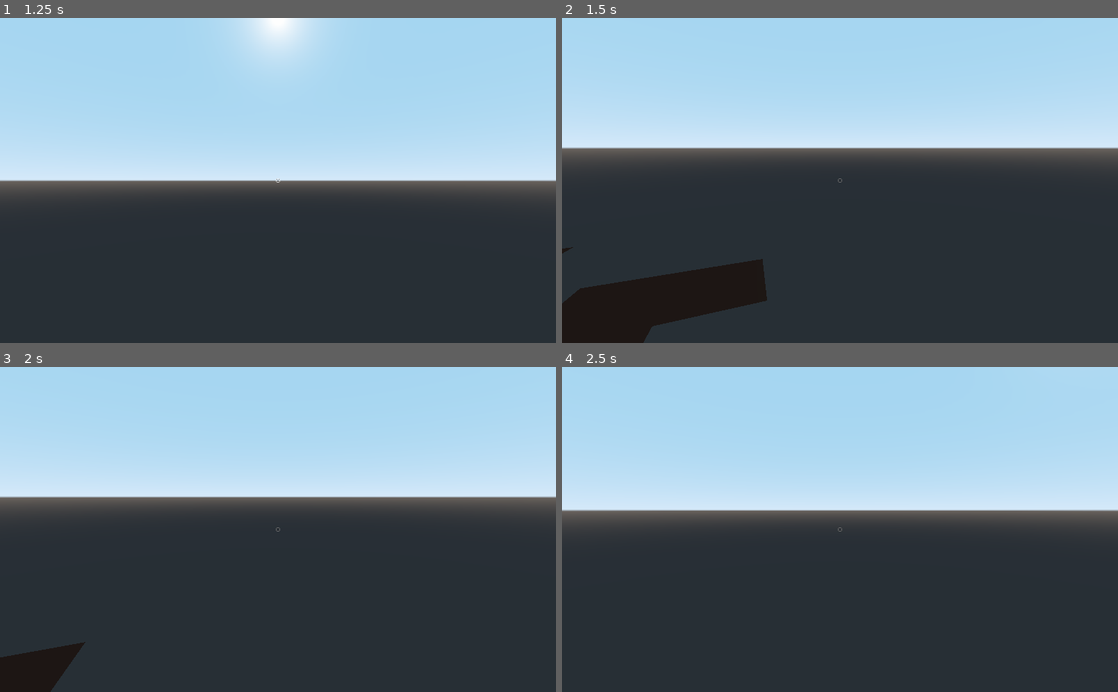
Above: before the commit, frames 1-4 (two rows, left to right).
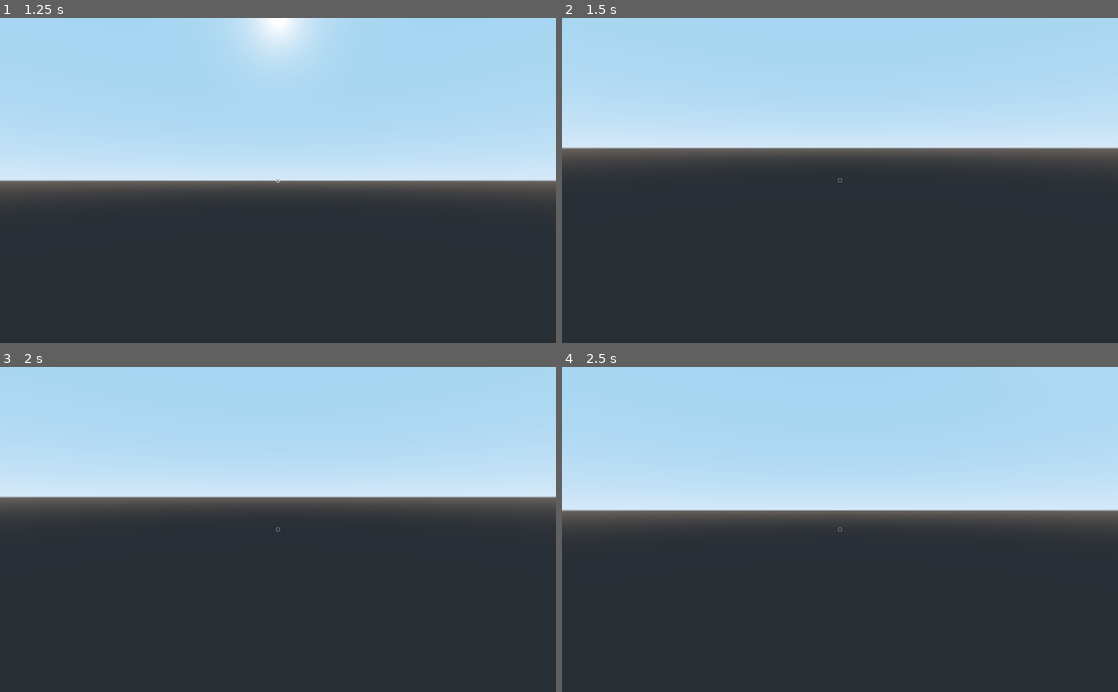
Above: after the commit, the same moments.

Repository: ihave13digits/AutomatonUprising
Game: Godot game, scene res://scene/Main.tscn
Two runs of this game, one before a commit and one after it. Both use one fixed random seed, a clock stepped at 60 frames per second and the inputs below.
Inputs (mouse positions are in pixels of both pictures, inside the frame that each line leads up to):
- Up to frame 1 (1.25 s): tap Enter at 0.5 s; move the mouse to (400, 164) at 0.52 s; hold D (move_right) from 0.53 s (still down); hold Shift (jog) from 0.53 s (still down); click (400, 164) at 0.67 s; tap Space (jump) at 0.77, 1.07 s; tap Ctrl (run) at 0.8 s
- Up to frame 2 (1.5 s): tap Space (jump) at 1.25 s; move the mouse to (812, 180) at 1.27 s; release D (move_right) at 1.28 s; release Shift (jog) at 1.28 s; hold W (move_forward) from 1.28 s (still down); tap Ctrl (run) at 1.35 s
- Up to frame 3 (2 s): keep holding W (move_forward); tap Space (jump) at 1.52, 1.82 s; right-click (250, 529) at 1.55 s
- Up to frame 4 (2.5 s): keep holding W (move_forward); move the mouse to (851, 523) at 2.02 s; hold Right mouse button (create, bound only after the commit) from 2.03 s (still down); click (851, 523) at 2.3 s

Frame 1 is identical in both runs. In frame 2, 5.7% of the frame differs, in the area x 0-37%, y 70-100%; in frame 3, 1.5%; in frame 4, less than 0.1%.

Commit message:
updated core

Diff:
--- a/data/Data.gd
+++ b/data/Data.gd
@@ -874,6 +874,7 @@
 
 			'text' : "res://scene/ui/Text.tscn",
 			'setter' : "res://scene/ui/SettingSetter.tscn",
+			'controls' : "res://scene/ui/ControlSettings.tscn",
 			},
 
 
--- a/data/VanillaTheme.tres
+++ b/data/VanillaTheme.tres
@@ -1,19 +1,29 @@
 [gd_resource type="Theme" load_steps=6 format=2]
 
 [sub_resource type="StyleBoxFlat" id=1]
+bg_color = Color( 0, 0, 0, 0.25098 )
+corner_detail = 1
 
 [sub_resource type="StyleBoxFlat" id=2]
+bg_color = Color( 0, 0, 0, 0.501961 )
+corner_detail = 1
 
 [sub_resource type="StyleBoxFlat" id=3]
+bg_color = Color( 0, 0, 0, 0.501961 )
+corner_detail = 1
 
 [sub_resource type="StyleBoxFlat" id=4]
+bg_color = Color( 0, 0, 0, 0.25098 )
+corner_detail = 1
 
 [sub_resource type="StyleBoxFlat" id=5]
+bg_color = Color( 0, 0, 0, 1 )
+corner_detail = 1
 
 [resource]
-Button/colors/font_color = Color( 0.88, 0.88, 0.88, 1 )
-Button/colors/font_color_disabled = Color( 0.9, 0.9, 0.9, 0.2 )
-Button/colors/font_color_hover = Color( 0.94, 0.94, 0.94, 1 )
+Button/colors/font_color = Color( 1, 1, 1, 0.501961 )
+Button/colors/font_color_disabled = Color( 1, 1, 1, 0.25098 )
+Button/colors/font_color_hover = Color( 1, 1, 1, 1 )
 Button/colors/font_color_pressed = Color( 1, 1, 1, 1 )
 Button/constants/hseparation = 2
 Button/fonts/font = null
--- a/project.godot
+++ b/project.godot
@@ -117,6 +117,26 @@
 "events": [ Object(InputEventKey,"resource_local_to_scene":false,"resource_name":"","device":0,"alt":false,"shift":false,"control":false,"meta":false,"command":false,"pressed":false,"scancode":68,"unicode":0,"echo":false,"script":null)
  ]
 }
+destroy={
+"deadzone": 0.5,
+"events": [ Object(InputEventMouseButton,"resource_local_to_scene":false,"resource_name":"","device":0,"alt":false,"shift":false,"control":false,"meta":false,"command":false,"button_mask":0,"position":Vector2( 0, 0 ),"global_position":Vector2( 0, 0 ),"factor":1.0,"button_index":1,"pressed":false,"doubleclick":false,"script":null)
+ ]
+}
+create={
+"deadzone": 0.5,
+"events": [ Object(InputEventMouseButton,"resource_local_to_scene":false,"resource_name":"","device":0,"alt":false,"shift":false,"control":false,"meta":false,"command":false,"button_mask":0,"position":Vector2( 0, 0 ),"global_position":Vector2( 0, 0 ),"factor":1.0,"button_index":2,"pressed":false,"doubleclick":false,"script":null)
+ ]
+}
+button_1={
+"deadzone": 0.5,
+"events": [ Object(InputEventMouseButton,"resource_local_to_scene":false,"resource_name":"","device":0,"alt":false,"shift":false,"control":false,"meta":false,"command":false,"button_mask":0,"position":Vector2( 0, 0 ),"global_position":Vector2( 0, 0 ),"factor":1.0,"button_index":8,"pressed":false,"doubleclick":false,"script":null)
+ ]
+}
+button_2={
+"deadzone": 0.5,
+"events": [ Object(InputEventMouseButton,"resource_local_to_scene":false,"resource_name":"","device":0,"alt":false,"shift":false,"control":false,"meta":false,"command":false,"button_mask":0,"position":Vector2( 0, 0 ),"global_position":Vector2( 0, 0 ),"factor":1.0,"button_index":9,"pressed":false,"doubleclick":false,"script":null)
+ ]
+}
 
 [rendering]
 
--- a/scene/Main.gd
+++ b/scene/Main.gd
@@ -6,15 +6,20 @@
 
 func _ready():
 	add_player(Vector3(0, 10, 0))
-	#player.has_control = false
+	player.has_control = false
 	hud = $HUD
 	world = $World
+
+	world.generate_world_data()
+	for x in range(Data.physics['world_size']):
+		for z in range(Data.physics['world_size']):
+			world.generate_chunk(x, z)
 
 func _update_cursor():
 	if player.cursor.get_collider() != null:
 		hud.center_img.modulate = Color(1.0, 1.0, 1.0, Data.settings['hud_opacity']['value'])
 	else:
-		hud.center_img.modulate = Color(0.5, 0.5, 0.5, Data.settings['hud_opacity']['value'])
+		hud.center_img.modulate = Color(1.0, 1.0, 1.0, Data.settings['hud_opacity']['value']*0.5)
 
 func _update_hud():
 	if player.has_control:
--- a/scene/World.gd
+++ b/scene/World.gd
@@ -20,11 +20,6 @@
 	set_noise_values(noise_fissure, Data.settings['game_seed'].hash(), 32, 4, 2.0, 0.1)
 	set_noise_values(noise_moisture, Data.settings['game_seed'].hash(), 32, 4, 2.0, 0.1)
 	set_noise_values(noise_temperature, Data.settings['game_seed'].hash(), 32, 4, 2.0, 0.1)
-
-	generate_world_data()
-	for x in range(Data.physics['world_size']):
-		for z in range(Data.physics['world_size']):
-			generate_chunk(x, z)
 
 func set_noise_values(n, sd, pd, oc, la, pr):
 	n.seed = sd
@@ -88,14 +83,14 @@
 		elif n >= Y and s < Y and e >= Y and w < Y:
 			tile = 'tilecave'; rot.y = 0; type = "vex"
 
-		elif n < Y and s > Y and e < Y and w > Y:
-			tile = 'tilecave'; rot.y = 180; type = "vex"
-		elif n < Y and s > Y and e > Y and w < Y:
-			tile = 'tilecave'; rot.y = 90; type = "vex"
-		elif n > Y and s < Y and e < Y and w > Y:
-			tile = 'tilecave'; rot.y = 270; type = "vex"
-		elif n > Y and s < Y and e > Y and w < Y:
-			tile = 'tilecave'; rot.y = 0; type = "vex"
+#		elif n < Y and s > Y and e < Y and w > Y:
+#			tile = 'tilecave'; rot.y = 180; type = "vex"
+#		elif n < Y and s > Y and e > Y and w < Y:
+#			tile = 'tilecave'; rot.y = 90; type = "vex"
+#		elif n > Y and s < Y and e < Y and w > Y:
+#			tile = 'tilecave'; rot.y = 270; type = "vex"
+#		elif n > Y and s < Y and e > Y and w < Y:
+#			tile = 'tilecave'; rot.y = 0; type = "vex"
 
 		elif n <= Y and s > Y and e <= Y and w > Y:
 			tile = 'tilevex'; rot.y = 180; type = "vex"
@@ -106,14 +101,14 @@
 		elif n > Y and s <= Y and e > Y and w <= Y:
 			tile = 'tilevex'; rot.y = 0; type = "vex"
 
-		elif n < Y and s > Y and e < Y and w > Y:
-			tile = 'tilevex'; rot.y = 180; type = "vex"
-		elif n < Y and s > Y and e > Y and w < Y:
-			tile = 'tilevex'; rot.y = 90; type = "vex"
-		elif n > Y and s < Y and e < Y and w > Y:
-			tile = 'tilevex'; rot.y = 270; type = "vex"
-		elif n > Y and s < Y and e > Y and w < Y:
-			tile = 'tilevex'; rot.y = 0; type = "vex"
+#		elif n < Y and s > Y and e < Y and w > Y:
+#			tile = 'tilevex'; rot.y = 180; type = "vex"
+#		elif n < Y and s > Y and e > Y and w < Y:
+#			tile = 'tilevex'; rot.y = 90; type = "vex"
+#		elif n > Y and s < Y and e < Y and w > Y:
+#			tile = 'tilevex'; rot.y = 270; type = "vex"
+#		elif n > Y and s < Y and e > Y and w < Y:
+#			tile = 'tilevex'; rot.y = 0; type = "vex"
 
 		else:
 			tile = 'tileflat'; rot.y = 0; type = "vex"
--- a/scene/instance/Player.gd
+++ b/scene/instance/Player.gd
@@ -15,6 +15,11 @@
 
 var id = 'player'
 
+var can = {
+	'create' : true,
+	'destroy' : true,
+}
+
 var mesh = {
 	'body' : "",
 	'hand' : ""
@@ -24,6 +29,8 @@
 	# Stats
 	'HP' : 0.0,
 	'hp' : 0.0,
+	'create_rate' : 0.0,
+	'destroy_rate' : 0.0,
 	'speed' : 500.0,
 	'boost' : 1.0,
 	# Specified
@@ -87,7 +94,7 @@
 		has_control = false
 		emit_signal("update_hud")
 
-	if Input.is_action_just_pressed("jump"):
+	if Input.is_action_pressed("jump"):
 		if is_on_floor():
 			var tween = get_node("Tween")
 			tween.interpolate_property(
@@ -95,16 +102,16 @@
 			translation,
 			Vector3(translation.x, translation.y+1.5, translation.z),
 			0.3,
-			Tween.TRANS_BOUNCE
+			Tween.TRANS_SINE
 			)
 			tween.start()
 
-	if Input.is_action_just_pressed("jog"):
+	if Input.is_action_pressed("jog"):
 		data['boost'] = 1.5
 	if Input.is_action_just_released("jog"):
 		data['boost'] = 1.0
 
-	if Input.is_action_just_pressed("run"):
+	if Input.is_action_pressed("run"):
 		data['boost'] = 2.0
 	if Input.is_action_just_released("run"):
 		data['boost'] = 1.0
@@ -118,15 +125,26 @@
 	if Input.is_action_pressed("move_right"):
 		velocity = $Y.get_transform().basis.x
 
-func _input(event):
-	if event is InputEventMouseButton:
+	if Input.is_action_pressed("create") and can['create']:
 		if Input.get_mouse_mode() != Input.MOUSE_MODE_CAPTURED:
 			Input.set_mouse_mode(Input.MOUSE_MODE_CAPTURED)
 			has_control = true
 			emit_signal("update_hud")
 		if cursor.get_collider() != null:
-			get_parent().hud.display_message(cursor.get_collider().translation)#.id)
+			get_parent().hud.display_message(cursor.get_collider().translation)
+		can['create'] = false
+		$Create.start()
+	if Input.is_action_pressed("destroy") and can['destroy']:
+		if Input.get_mouse_mode() != Input.MOUSE_MODE_CAPTURED:
+			Input.set_mouse_mode(Input.MOUSE_MODE_CAPTURED)
+			has_control = true
+			emit_signal("update_hud")
+		if cursor.get_collider() != null:
+			get_parent().hud.display_message(cursor.get_collider().id)
+		can['destroy'] = false
+		$Destroy.start()
 
+func _input(event):
 	if !has_control or is_paused:
 		return
 
@@ -140,3 +158,6 @@
 		$Y.set_rotation(Vector3(0, deg2rad(_yaw), 0))
 		$Y.rotate($Y.get_transform().basis.x.normalized(), -deg2rad(_pitch))
 		emit_signal("update_cursor")
+
+func _on_Create_timeout(): can['create'] = true
+func _on_Destroy_timeout(): can['destroy'] = true
--- a/scene/instance/Player.tscn
+++ b/scene/instance/Player.tscn
@@ -32,3 +32,9 @@
 [node name="Mesh" type="MeshInstance" parent="."]
 
 [node name="Tween" type="Tween" parent="."]
+
+[node name="Create" type="Timer" parent="."]
+
+[node name="Destroy" type="Timer" parent="."]
+[connection signal="timeout" from="Create" to="." method="_on_Create_timeout"]
+[connection signal="timeout" from="Destroy" to="." method="_on_Destroy_timeout"]
--- a/scene/ui/ControlSettings.gd
+++ b/scene/ui/ControlSettings.gd
@@ -11,7 +11,18 @@
 	if event is InputEventKey:
 		var key = OS.get_scancode_string(event.scancode)
 		if event.pressed:
-			Data.controls[action_string] = key
+			if key and action_string in Data.controls:
+				Data.controls[action_string] = key
+				_change_key(event)
+				update_labels()
+	if event is InputEventMouseButton:
+		var button
+		if event.is_action_pressed("button_1") or event.is_action_released("button_1"):
+			button = 'button_1'
+		if event.is_action_pressed("button_2") or event.is_action_released("button_2"):
+			button = 'button_2'
+		if button and action_string in Data.controls:
+			Data.controls[action_string] = button
 			_change_key(event)
 			update_labels()
 
--- a/scene/ui/ControlSettings.tscn
+++ b/scene/ui/ControlSettings.tscn
@@ -14,59 +14,75 @@
 }
 
 [node name="Menu" parent="." instance=ExtResource( 2 )]
-margin_left = -50.0
-margin_right = -14.0
+margin_left = -112.0
+margin_right = -76.0
 margin_bottom = 14.0
+grow_horizontal = 1
 text = "Menu"
+align = 0
 
 [node name="Jog" parent="." instance=ExtResource( 2 )]
-margin_left = -41.0
+margin_left = -112.0
 margin_top = 16.0
-margin_right = -23.0
+margin_right = -94.0
 margin_bottom = 30.0
+grow_horizontal = 1
 text = "Jog"
+align = 0
 
 [node name="Run" parent="." instance=ExtResource( 2 )]
-margin_left = -44.0
+margin_left = -112.0
 margin_top = 32.0
-margin_right = -20.0
+margin_right = -88.0
 margin_bottom = 46.0
+grow_horizontal = 1
 text = "Run"
+align = 0
 
 [node name="Jump" parent="." instance=ExtResource( 2 )]
-margin_left = -48.0
+margin_left = -112.0
 margin_top = 48.0
-margin_right = -16.0
+margin_right = -80.0
 margin_bottom = 62.0
+grow_horizontal = 1
 text = "Jump"
+align = 0
 
 [node name="MoveForward" parent="." instance=ExtResource( 2 )]
-margin_left = -76.5
+margin_left = -112.0
 margin_top = 64.0
-margin_right = 12.5
+margin_right = -23.0
 margin_bottom = 78.0
+grow_horizontal = 1
 text = "Move Forward"
+align = 0
 
 [node name="MoveBackward" parent="." instance=ExtResource( 2 )]
-margin_left = -81.5
+margin_left = -112.0
 margin_top = 80.0
-margin_right = 17.5
+margin_right = -13.0
 margin_bottom = 94.0
+grow_horizontal = 1
 text = "Move Backward"
+align = 0
 
 [node name="MoveLeft" parent="." instance=ExtResource( 2 )]
-margin_left = -63.5
+margin_left = -112.0
 margin_top = 96.0
-margin_right = -0.5
+margin_right = -49.0
 margin_bottom = 110.0
+grow_horizontal = 1
 text = "Move Left"
+align = 0
 
 [node name="MoveRight" parent="." instance=ExtResource( 2 )]
-margin_left = -67.5
+margin_left = -112.0
 margin_top = 112.0
-margin_right = 3.5
+margin_right = -41.0
 margin_bottom = 126.0
+grow_horizontal = 1
 text = "Move Right"
+align = 0
 
 [node name="Done" parent="." instance=ExtResource( 2 )]
 margin_left = -17.0
@@ -76,54 +92,70 @@
 text = "Done"
 
 [node name="LabelMenu" type="Label" parent="."]
-margin_left = 32.0
-margin_right = 72.0
+margin_left = 64.0
+margin_right = 104.0
 margin_bottom = 14.0
+grow_horizontal = 0
+align = 2
 
 [node name="LabelJog" type="Label" parent="."]
-margin_left = 32.0
+margin_left = 64.0
 margin_top = 16.0
-margin_right = 72.0
+margin_right = 104.0
 margin_bottom = 30.0
+grow_horizontal = 0
+align = 2
 
 [node name="LabelRun" type="Label" parent="."]
-margin_left = 32.0
+margin_left = 64.0
 margin_top = 32.0
-margin_right = 72.0
+margin_right = 104.0
 margin_bottom = 46.0
+grow_horizontal = 0
+align = 2
 
 [node name="LabelJump" type="Label" parent="."]
-margin_left = 32.0
+margin_left = 64.0
 margin_top = 48.0
-margin_right = 72.0
+margin_right = 104.0
 margin_bottom = 62.0
+grow_horizontal = 0
+align = 2
 
 [node name="LabelMoveForward" type="Label" parent="."]
-margin_left = 32.0
+margin_left = 64.0
 margin_top = 64.0
-margin_right = 72.0
+margin_right = 104.0
 margin_bottom = 78.0
+grow_horizontal = 0
+align = 2
 
 [node name="LabelMoveBackward" type="Label" parent="."]
-margin_left = 32.0
+margin_left = 64.0
 margin_top = 80.0
-margin_right = 72.0
+margin_right = 104.0
 margin_bottom = 94.0
+grow_horizontal = 0
+align = 2
 
 [node name="LabelMoveLeft" type="Label" parent="."]
-margin_left = 32.0
+margin_left = 64.0
 margin_top = 96.0
-margin_right = 72.0
+margin_right = 104.0
 margin_bottom = 110.0
+grow_horizontal = 0
+align = 2
 __meta__ = {
 "_edit_use_anchors_": false
 }
 
 [node name="LabelMoveRight" type="Label" parent="."]
-margin_left = 32.0
+margin_left = 64.0
 margin_top = 112.0
-margin_right = 72.0
+margin_right = 104.0
 margin_bottom = 126.0
+grow_horizontal = 0
+align = 2
 [connection signal="pressed" from="Menu" to="." method="_on_Menu_pressed"]
 [connection signal="pressed" from="Jog" to="." method="_on_Jog_pressed"]
 [connection signal="pressed" from="Run" to="." method="_on_Run_pressed"]
